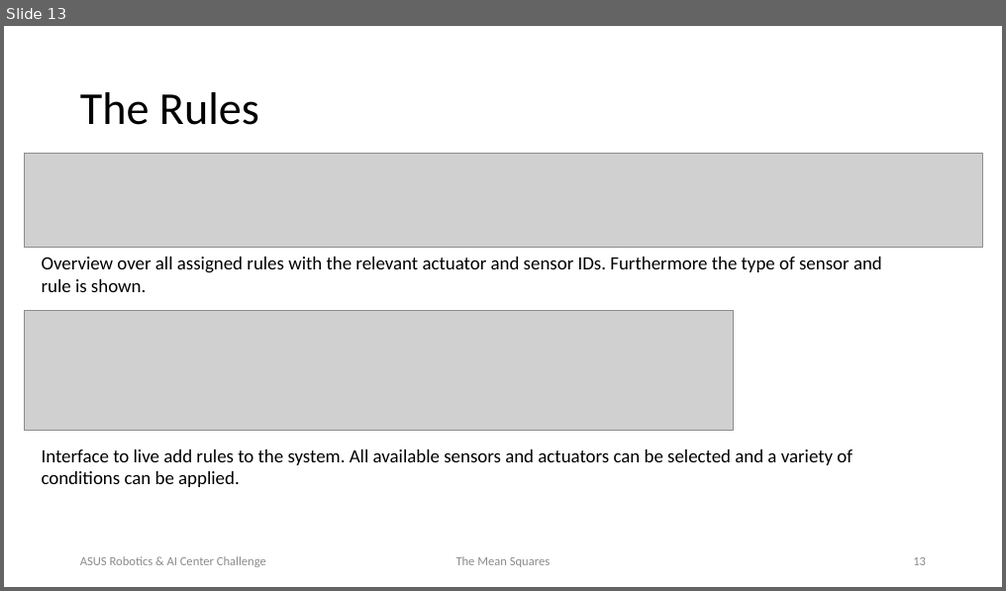
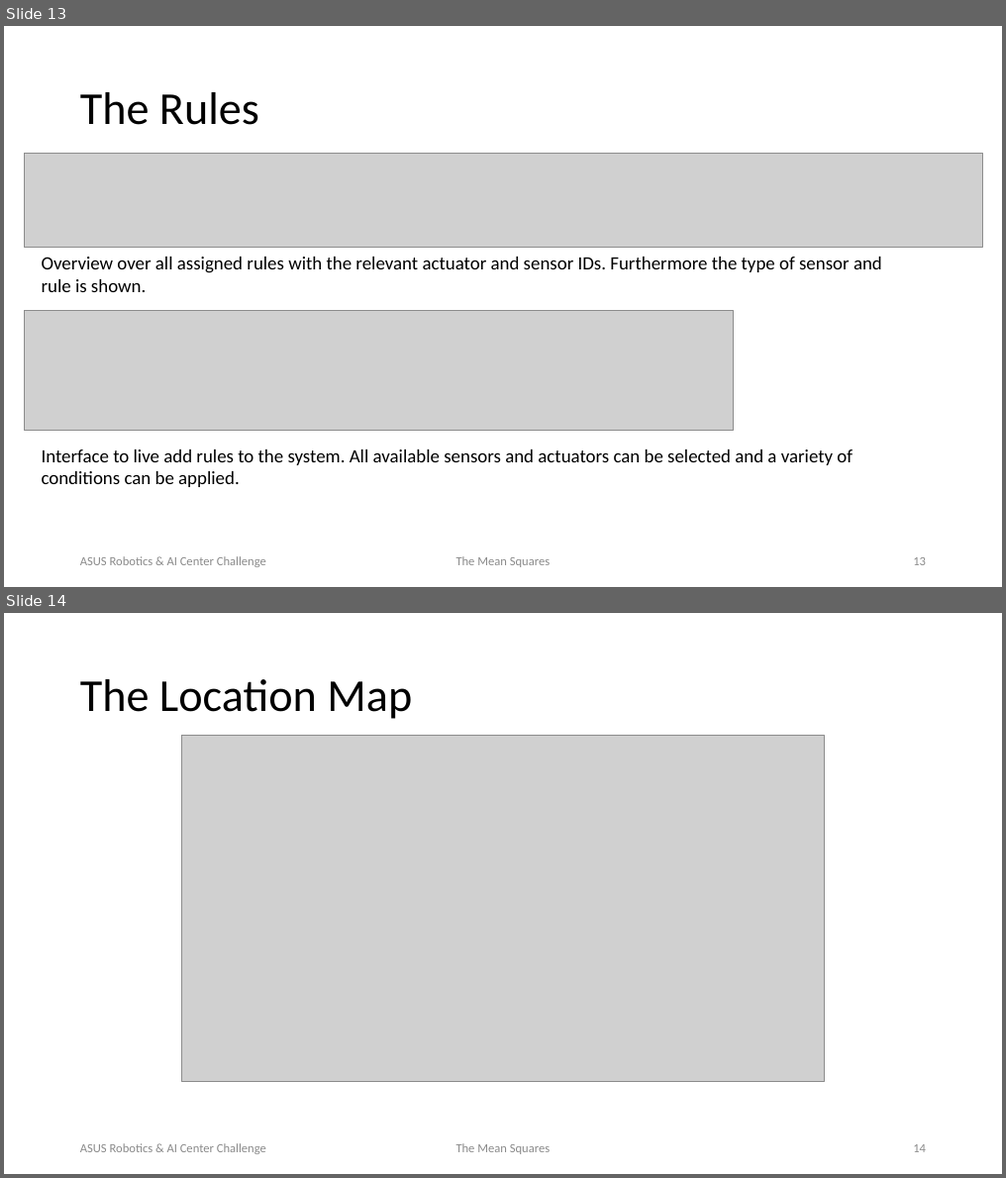
Before and after one commit to Karko93/Polyhack2020-Project, a slide deck: Documents/TheMeanSquares_ASUSChallenge.pptx. Shown one above the other, each under a label of ours: slide 13 before the commit, slides 13 and 14 after it. The pictures are 1006x591 and 1006x1178 pixels, drawn with LibreOffice and Linux fonts; fonts in the diff are those of the drawing; grey boxes stand for pictures; background and template pictures are left out. Boxes give left, top, right and bottom in pixels: in the first picture for what was removed or moved away, otherwise in the second. Text is boxed around its words. In the diff, an @@ line names an element or a change of style, - is before the commit and + after.

```diff
--- a/Documents/TheMeanSquares_ASUSChallenge.pptx
+++ b/Documents/TheMeanSquares_ASUSChallenge.pptx
@@ slide 14 added at [4, 613, 1002, 1174], background picture (left out) @@
@@ title added at [80, 679, 412, 719], 44 pt, text #000000 @@
+The Location Map
@@ picture added at [182, 735, 824, 1082] @@
@@ text added at [80, 1144, 266, 1155], 12 pt, text #8C8C8C @@
+ASUS Robotics & AI Center Challenge
@@ text added at [456, 1144, 549, 1155], 12 pt, text #8C8C8C @@
+The Mean Squares
@@ page number added at [913, 1145, 926, 1153], 12 pt, text #8C8C8C @@
+14
```
Also in this commit, not shown: 2 slides changed, 1 other slide added, 1 other file.
